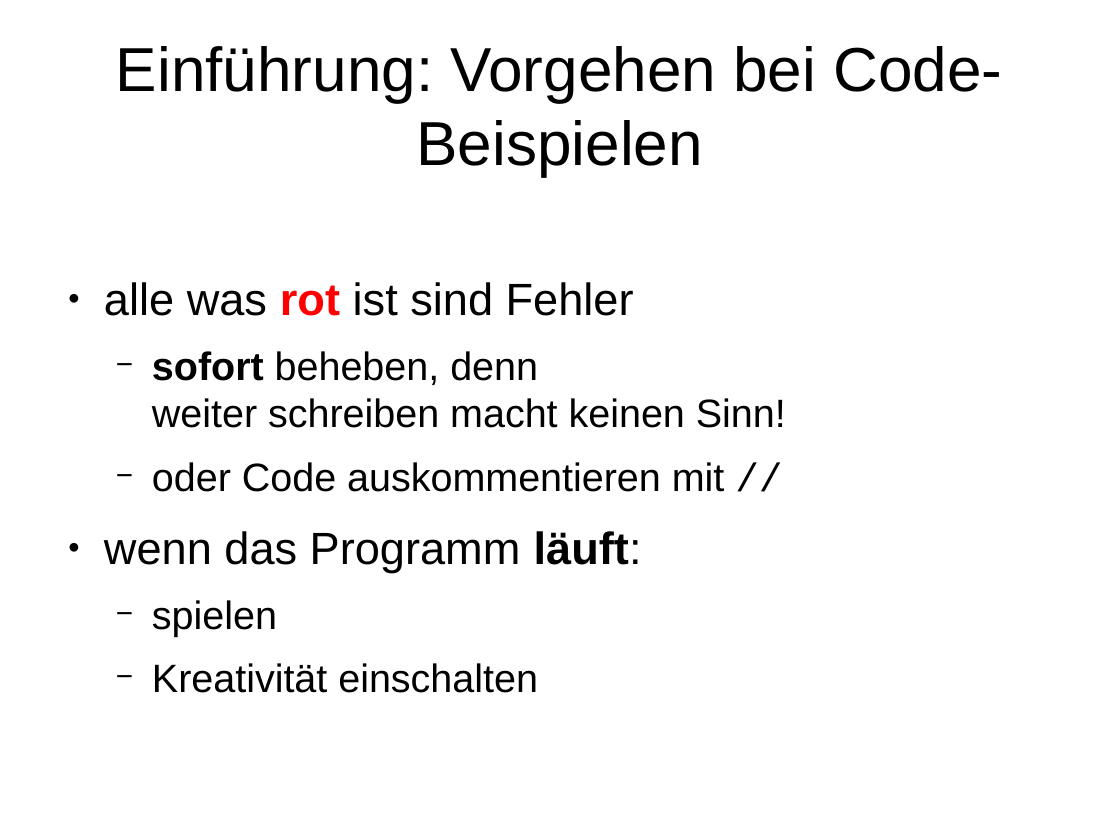
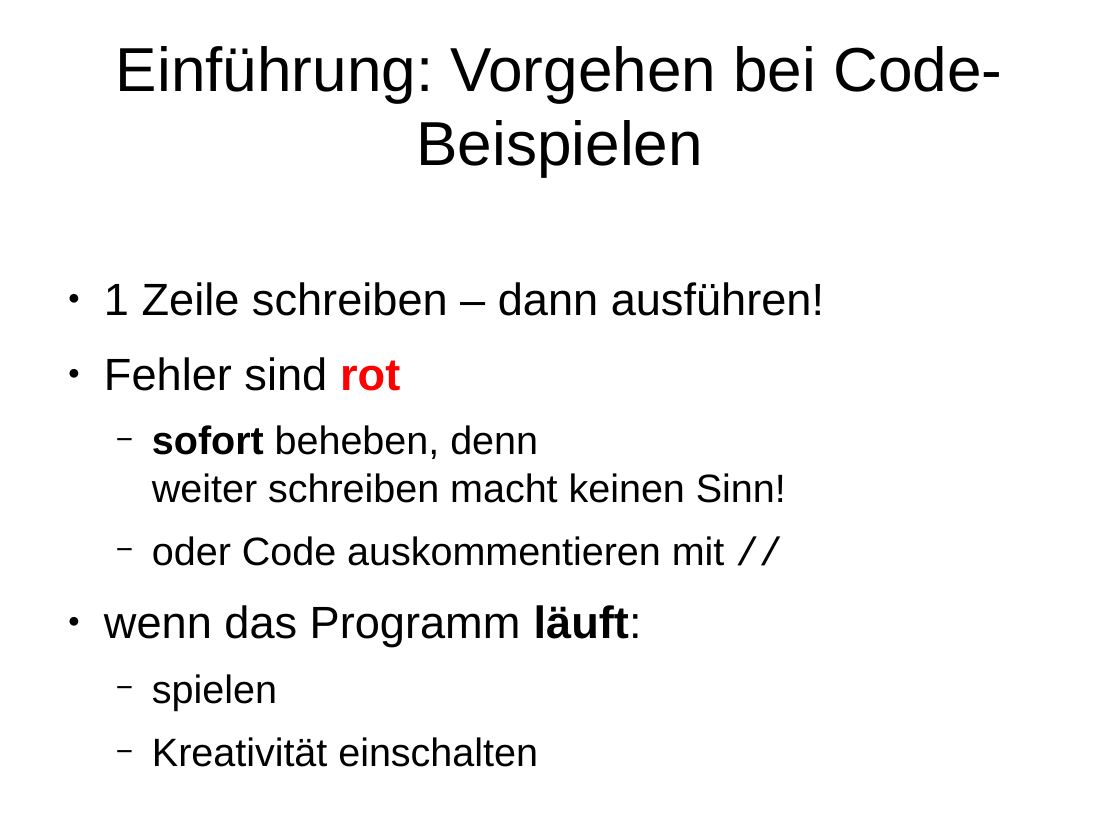
Before and after one commit to mn-io/hello-java, a slide deck: slide 10 of Folien.odp. Drawn at 1120x840 pixels with LibreOffice and Linux fonts; fonts in the diff are those of the drawing. Boxes give left, top, right and bottom in pixels: in the first picture for what was removed or moved away, otherwise in the second. Text is boxed around its words. In the diff, an @@ line names an element or a change of style, - is before the commit and + after.

```diff
--- a/Folien.odp
+++ b/Folien.odp
@@ text at bbox=[104, 282, 824, 391]: text changed @@
-● alle was rot ist sind Fehler
+● 1 Zeile schreiben – dann ausführen!
+● Fehler sind rot
```
Also in this commit, not shown: 12 other slides changed, 3 slides removed, 5 other files.
